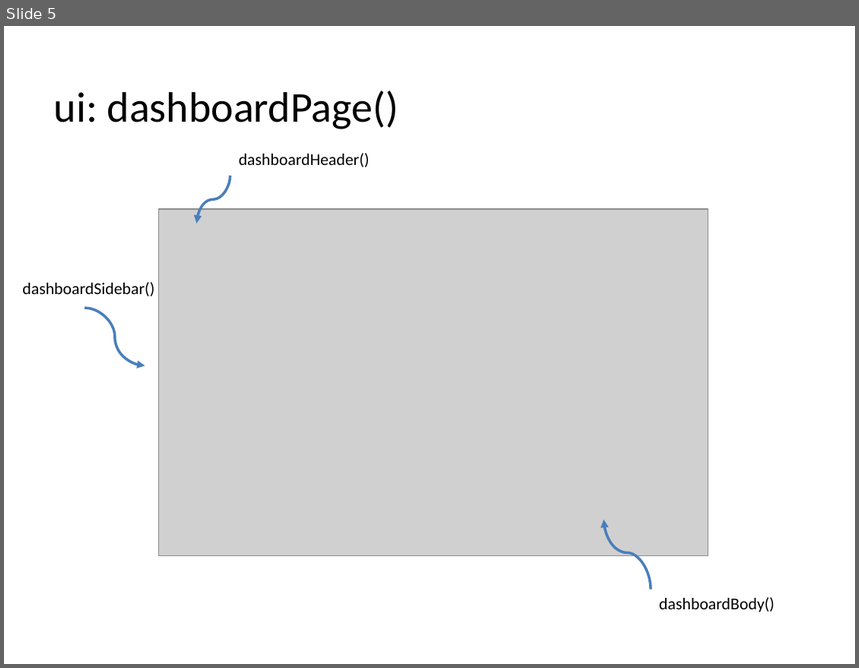
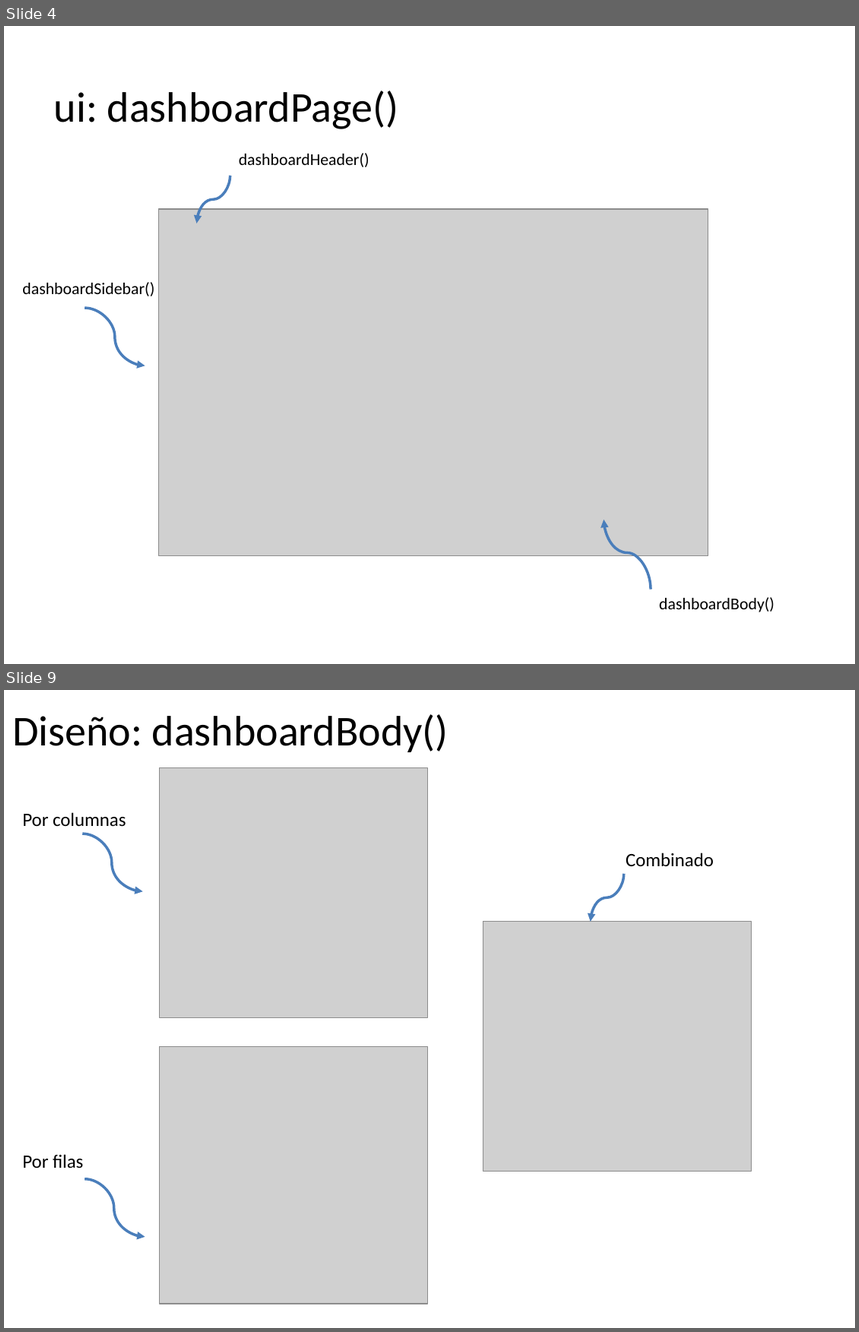
Before and after one commit to vburguete/taller_shiny, a slide deck: documentation/Shiny.pptx. Shown one above the other, each under a label of ours: slide 5 before the commit, slides 4 and 9 after it; the slides between them are not shown. The pictures are 859x668 and 859x1332 pixels, drawn with LibreOffice and Linux fonts; fonts in the diff are those of the drawing; grey boxes stand for pictures. Boxes give left, top, right and bottom in pixels: in the first picture for what was removed or moved away, otherwise in the second. Text is boxed around its words. In the diff, an @@ line names an element or a change of style, - is before the commit and + after.

```diff
--- a/documentation/Shiny.pptx
+++ b/documentation/Shiny.pptx
@@ slide 9 added at box(4, 690, 855, 1328), background #FFFFFF @@
@@ text added at box(12, 714, 449, 752), 36 pt, text #000000 @@
+Diseño: dashboardBody()
@@ picture added at box(160, 768, 428, 1018) @@
@@ text added at box(22, 812, 126, 827), 16 pt, text #000000 @@
+Por columnas
@@ curved arrow added from (82, 834) to (143, 891), #4B7EBC 2.25 pt @@
@@ text added at box(626, 853, 714, 866), 16 pt, text #000000 @@
+Combinado
@@ curved arrow added from (623, 874) to (591, 922), #4B7EBC 2.25 pt @@
@@ picture added at box(484, 922, 751, 1172) @@
@@ picture added at box(160, 1047, 428, 1305) @@
@@ text added at box(22, 1154, 83, 1168), 16 pt, text #000000 @@
+Por filas
@@ curved arrow added from (85, 1179) to (145, 1237), #4B7EBC 2.25 pt @@
@@ what was slide 5 is now slide 4 @@
```
Also in this commit, not shown: 5 slides changed, 5 other slides added, 2 slides removed, 3 other files.
